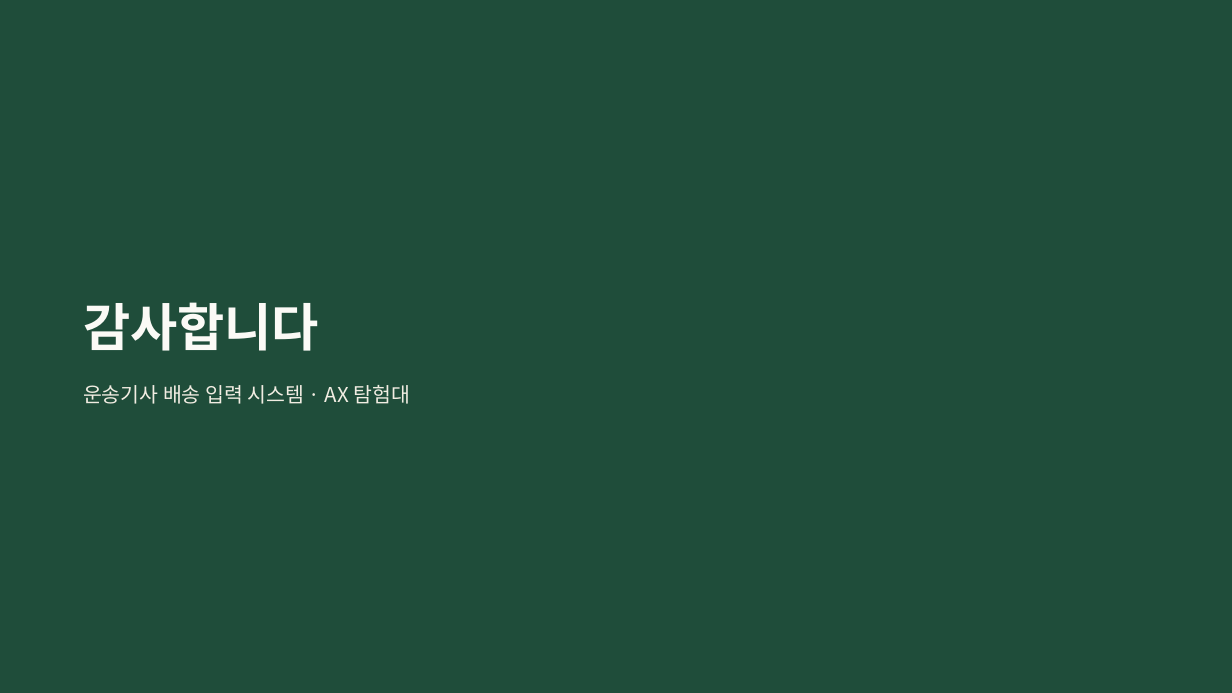
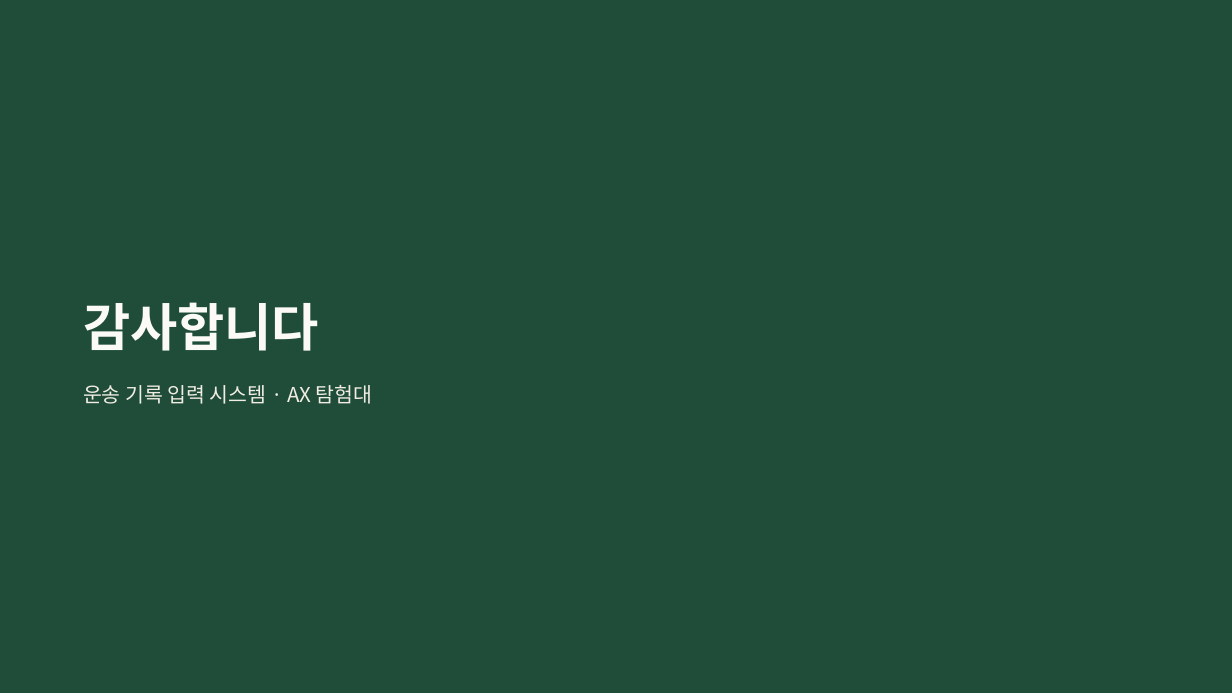
Before and after one commit to dreamsinblue-gif/KGH, a slide deck: slide 9 of 6_발표자료.pptx. Drawn at 1232x693 pixels with LibreOffice and Linux fonts; fonts in the diff are those of the drawing. Boxes give left, top, right and bottom in pixels: in the first picture for what was removed or moved away, otherwise in the second. Text is boxed around its words. In the diff, an @@ line names an element or a change of style, - is before the commit and + after.

```diff
--- a/6_발표자료.pptx
+++ b/6_발표자료.pptx
@@ text at <box>83,385,373,404</box>: text changed @@
-운송기사 배송 입력 시스템 · AX 탐험대
+운송 기록 입력 시스템 · AX 탐험대
```
Also in this commit, not shown: 8 other slides changed.
